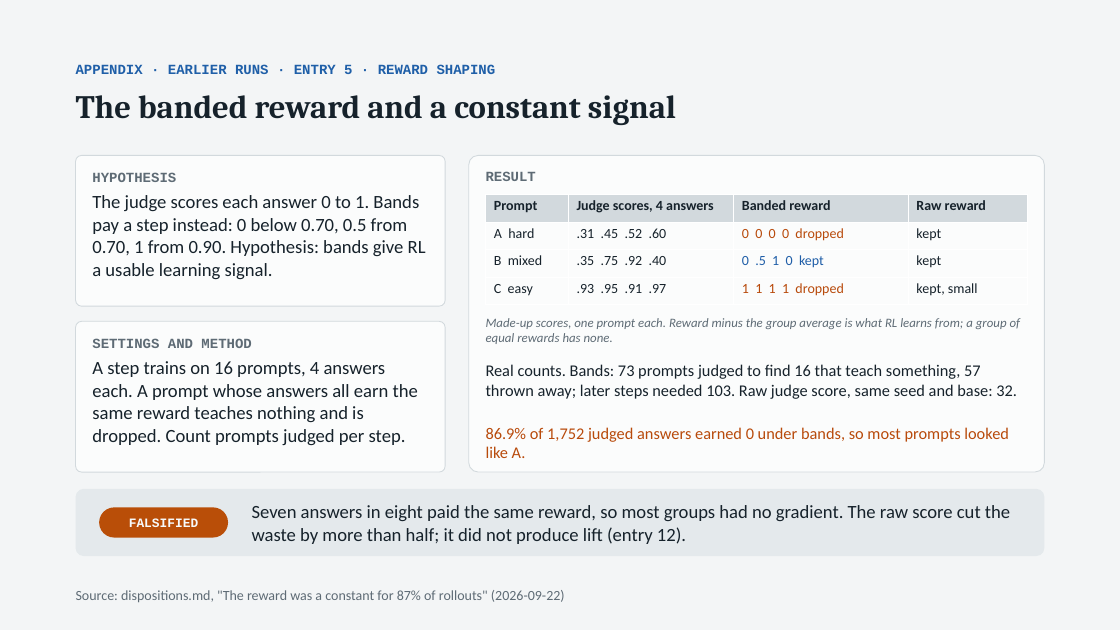
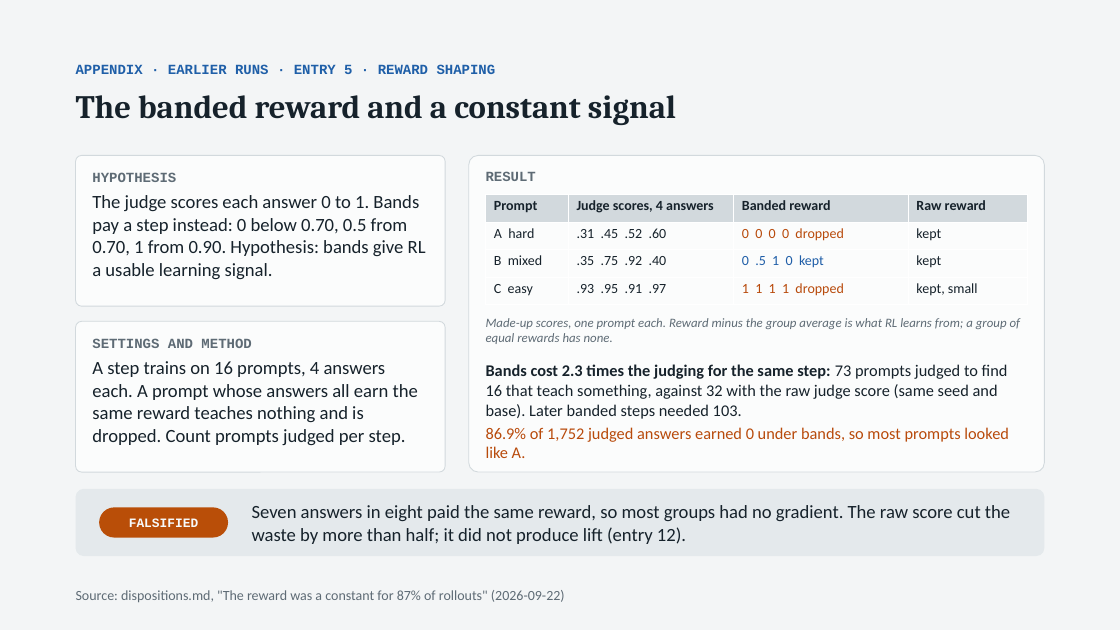
Before and after one commit to thistleknot/rl_v2_share, a slide deck: slide 19 of docs/RL_V2_rl.pptx. Drawn at 1120x630 pixels with LibreOffice and Linux fonts; fonts in the diff are those of the drawing. Boxes give left, top, right and bottom in pixels: in the first picture for what was removed or moved away, otherwise in the second. Text is boxed around its words. In the diff, an @@ line names an element or a change of style, - is before the commit and + after.

```diff
--- a/docs/RL_V2_rl.pptx
+++ b/docs/RL_V2_rl.pptx
@@ text at (486,364,1008,419): text changed @@
-Real counts. Bands: 73 prompts judged to find 16 that teach something, 57 thrown away; later steps needed 103. Raw judge score, same seed and base: 32.
+Bands cost 2.3 times the judging for the same step: 73 prompts judged to find 16 that teach something, against 32 with the raw judge score (same seed and base). Later banded steps needed 103.
```
